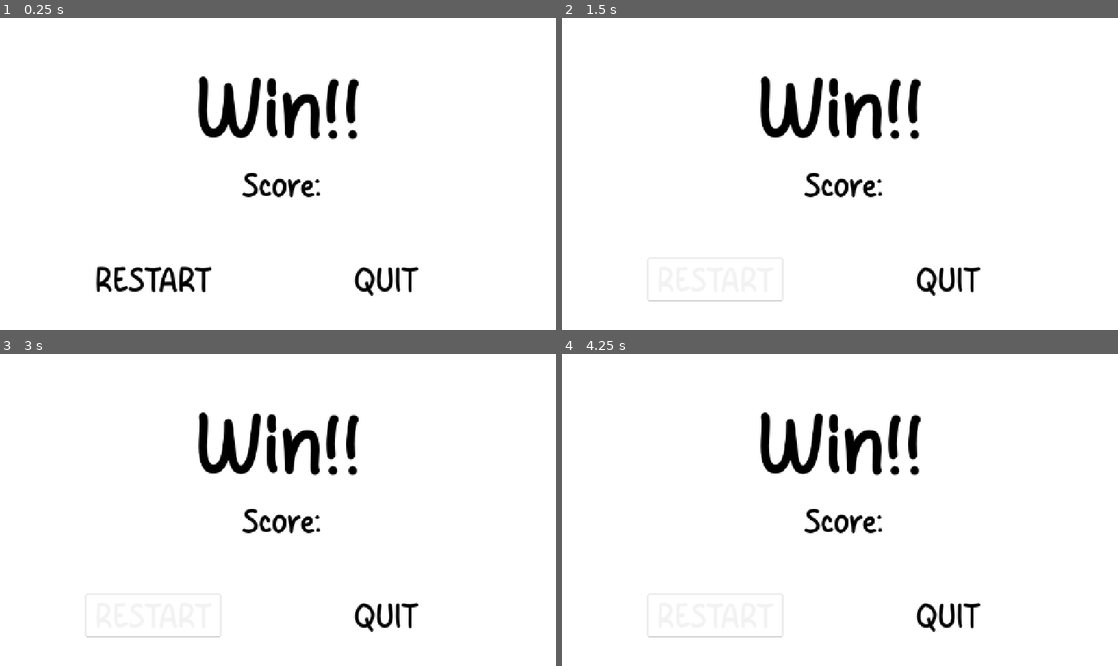
Above: before the commit, frames 1-4 (two rows, left to right).
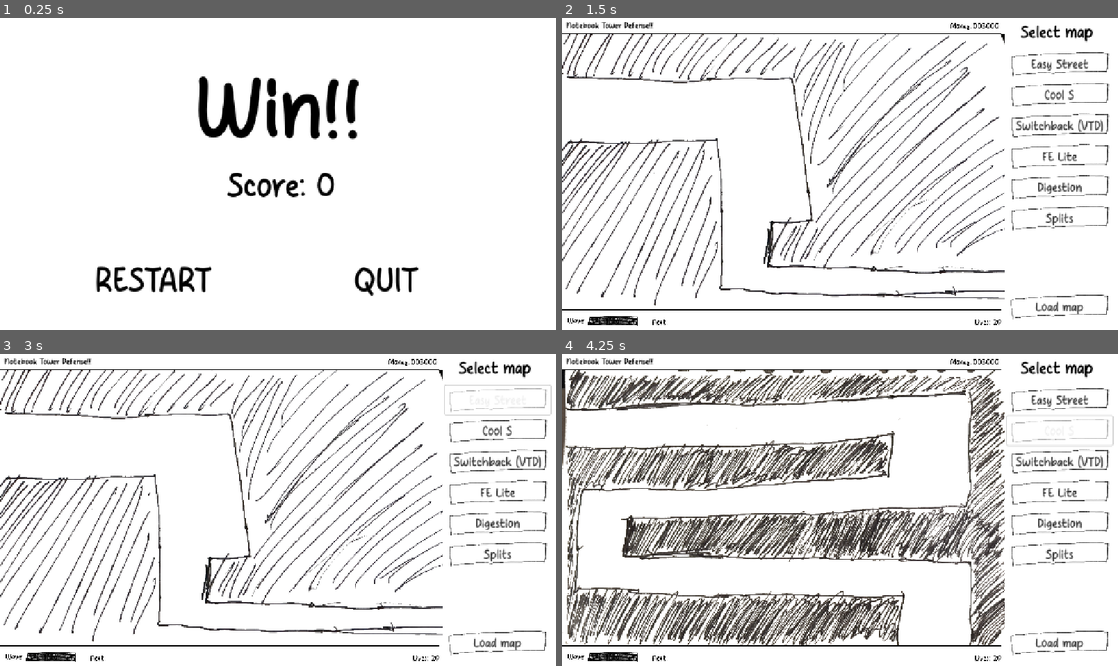
Above: after the commit, the same moments.

Repository: OzuYatamutsu/notebook-tower-defense
Game: Godot game, scene res://levels/Win.tscn
The game is run twice, just before and just after one commit, with the same random seed, the same clock (stepped at 60 frames per second) and the same inputs. This scene is started directly instead of the project's main scene. Sound files missing from this copy of the repository are replaced by a short silence.
Inputs (mouse positions are in pixels of both pictures, inside the frame that each line leads up to):
- Up to frame 1 (0.25 s): no input
- Up to frame 2 (1.5 s): click "RESTART" at 0.5 s; click (717, 280) at 1.25 s, where only the run before the commit has a clickable "RESTART"
- Up to frame 3 (3 s): click (155, 616) at 2 s, where only the run before the commit has a clickable "RESTART"; click (494, 400) at 2.75 s, where only the run after the commit has a clickable "Easy Street"
- Up to frame 4 (4.25 s): click (1056, 428) at 3.5 s, where only the run after the commit has a clickable "Cool S"

The runs differ from the first frame. In frame 1, 0.8% of the frame differs, in the area x 40-61%, y 49-58%; in frame 2, 14%; in frame 3, 14%; in frame 4, 30%, in the area x 0-100%, y 1-99%.
Error before the commit: Parse Error: Identifier "ScoreCounter" not declared in the current scope. (res://levels/win.gd:9)

Commit message:
Fix syntax error

Diff:
--- a/levels/Win.tscn
+++ b/levels/Win.tscn
@@ -23,6 +23,7 @@
 color = Color(1, 1, 1, 0.823529)
 
 [node name="WinLabel" type="Label" parent="."]
+layout_mode = 0
 offset_left = 140.0
 offset_top = 97.0
 offset_right = 1140.0
@@ -36,6 +37,7 @@
 vertical_alignment = 1
 
 [node name="ScoreCounter" type="Label" parent="."]
+layout_mode = 0
 offset_left = 213.0
 offset_top = 341.0
 offset_right = 1083.0
--- a/levels/win.gd
+++ b/levels/win.gd
@@ -1,5 +1,7 @@
 class_name Win
 extends Control
+
+@onready var ScoreCounter = $ScoreCounter
 
 func _ready() -> void:
     GameState.SHOULDNT_PAUSE = true
